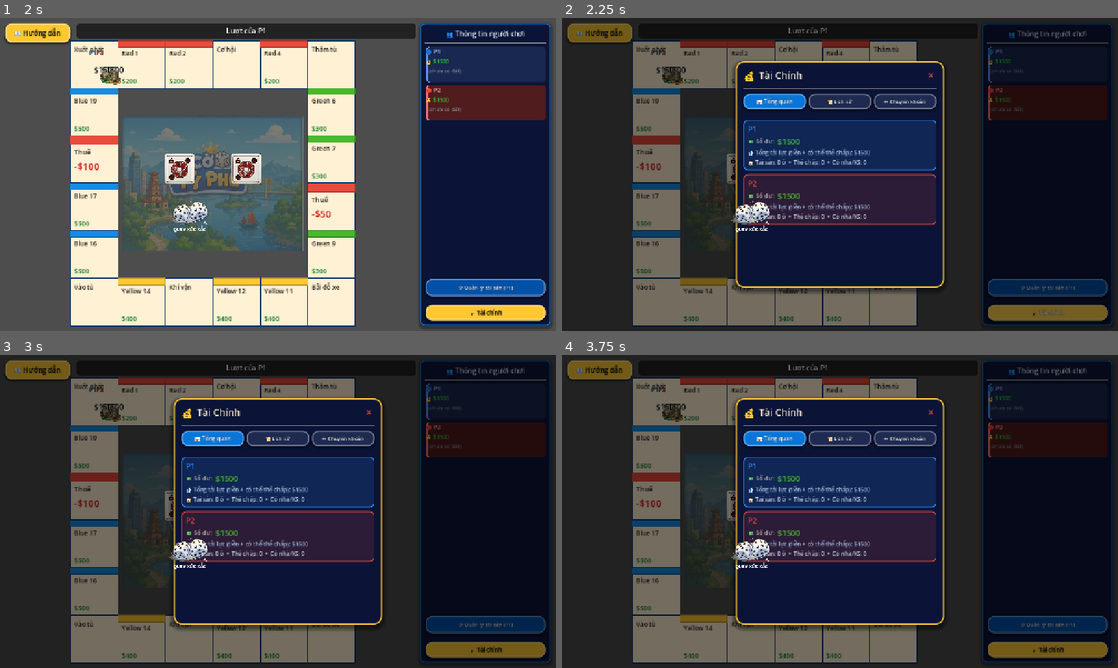
Above: before the commit, frames 1-4 (two rows, left to right).
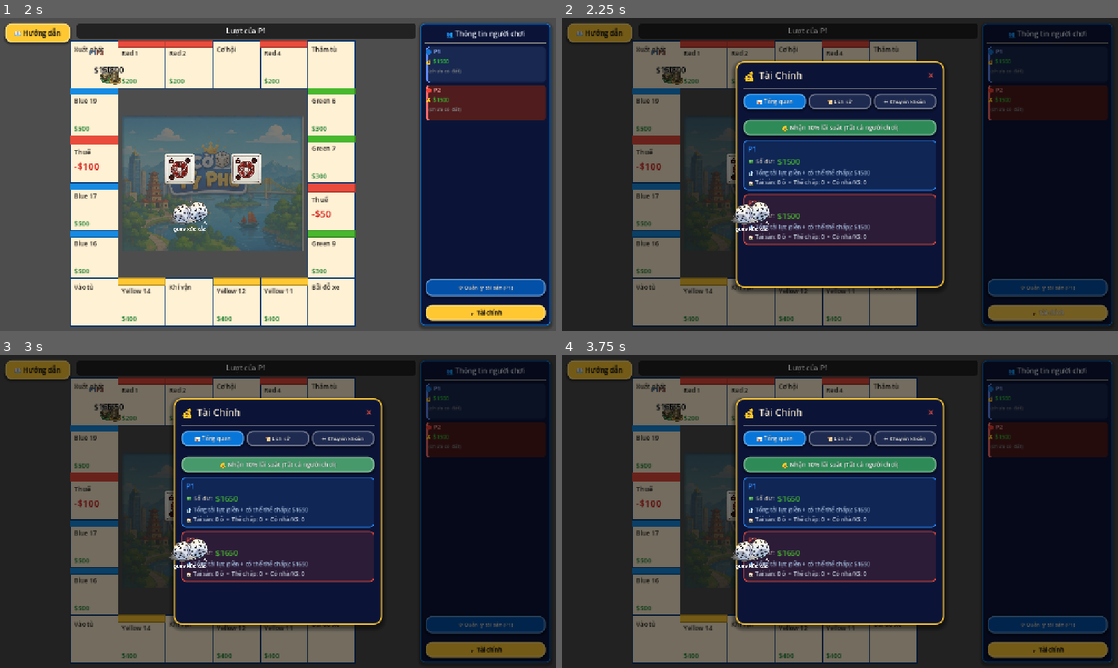
Above: after the commit, the same moments.

Repository: LeDaiNhan-23130215/Monopolime
Game: Godot game, scene res://monopolime.tscn
Same seed, same stepped clock (60 frames per second), same inputs: the game is played once before the commit and once after it.
Inputs (mouse positions are in pixels of both pictures, inside the frame that each line leads up to):
- Up to frame 1 (2 s): click "⚙ Quản lý tài sản (P1)" at 0.5 s; click "Đóng" at 1.25 s
- Up to frame 2 (2.25 s): click "💰 Tài chính" at 2 s
- Up to frame 3 (3 s): click (278, 464) at 2.75 s, where only the run after the commit has a clickable "💰 Nhận 10% lãi suất (Tất cả n…"
- Up to frame 4 (3.75 s): click "📖 Hướng dẫn" at 3.5 s

Frame 1 is identical in both runs. In frame 2, 8.8% of the frame differs, in the area x 32-68%, y 32-73%; in frame 3, 8.8%, in the area x 18-68%, y 15-73%; in frame 4, 8.8%.

Commit message:
test: Bổ sung GUT test cho FinanceManager

Diff:
--- a/FinanceManager.gd
+++ b/FinanceManager.gd
@@ -3,32 +3,95 @@
 
 # =========================
 # FinanceManager – UC7
-# Xử lý giao dịch tài chính (UC-6 include)
+# Xử lý giao dịch tài chính
 # =========================
 
 # Kiểm tra người chơi có đủ tiền không
 static func can_afford(player: Player, amount: int) -> bool:
-	return player.state.balance >= amount
+	if player == null:
+		return false
+
+	return player.balance >= amount
 
 
-# Trừ tiền (deduct) – trả về true nếu thành công
+# Trừ tiền
 static func deduct(player: Player, amount: int) -> bool:
+	if player == null:
+		return false
+
+	if amount <= 0:
+		return false
+
 	if not can_afford(player, amount):
 		return false
+
 	player.deduct_money(amount)
 	return true
 
 
-# Cộng tiền (add)
+# Cộng tiền
 static func add(player: Player, amount: int) -> void:
+	if player == null:
+		return
+
+	if amount <= 0:
+		return
+
 	player.add_money(amount)
 
 
-# Chuyển tiền từ người này sang người kia
-static func transfer(from_player: Player, to_player: Player, amount: int) -> bool:
+# Chuyển tiền
+static func transfer(
+		from_player: Player,
+		to_player: Player,
+		amount: int
+	) -> bool:
+
+	if from_player == null:
+		return false
+
+	if amount <= 0:
+		return false
+
 	if not can_afford(from_player, amount):
 		return false
+
 	from_player.deduct_money(amount)
+
 	if to_player != null:
 		to_player.add_money(amount)
+
 	return true
+
+
+# =========================
+# CHỨC NĂNG MỚI 1
+# Xem số dư
+# =========================
+static func get_balance(player: Player) -> int:
+	if player == null:
+		return 0
+
+	return player.balance
+
+
+# =========================
+# CHỨC NĂNG MỚI 2
+# Nhận lãi suất
+# =========================
+static func apply_interest(
+		player: Player,
+		rate: float
+	) -> int:
+
+	if player == null:
+		return 0
+
+	if rate <= 0:
+		return 0
+
+	var interest := int(player.balance * rate / 100.0)
+
+	player.add_money(interest)
+
+	return interest
--- a/FinancePanel.gd
+++ b/FinancePanel.gd
@@ -4,7 +4,7 @@
 # ════════════════════════════════════════════════════════════════════
 # FinancePanel – Giao diện cho FinanceManager (UC-6)
 # Hiển thị: số dư, lịch sử giao dịch, thống kê tài chính
-# KHÔNG xây nhà / thế chấp / mua đất (đó là AssetManager UI)
+#
 # Chỉ thuần: tiền vào / tiền ra / chuyển khoản / tổng quan
 # ════════════════════════════════════════════════════════════════════
 
@@ -41,6 +41,7 @@
 var _tf_confirm   : Button
 
 var _btn_close    : Button
+var _interest_btn : Button
 
 # ─── Runtime state ───────────────────────────────────────────────────
 var _ui_root      : Node           # CanvasLayer "UI"
@@ -207,12 +208,28 @@
 
 # ─── Overview page ────────────────────────────────────────────────
 func _build_overview_page() -> Control:
-	var page := ScrollContainer.new()
-	page.horizontal_scroll_mode = ScrollContainer.SCROLL_MODE_DISABLED
+	var page := VBoxContainer.new()
+	page.add_theme_constant_override("separation", 10)
+
+	# Nút Lãi suất
+	_interest_btn = Button.new()
+	_interest_btn.text = "💰 Nhận 10% lãi suất (Tất cả người chơi)"
+	_interest_btn.custom_minimum_size = Vector2(0, 36)
+	CoTyPhuPalette.style_button(_interest_btn, Color("#2E8B57"), 14)
+	_interest_btn.pressed.connect(_on_interest_pressed)
+	page.add_child(_interest_btn)
+
+	# Container danh sách người chơi
+	_ov_scroll = ScrollContainer.new()
+	_ov_scroll.size_flags_vertical = Control.SIZE_EXPAND_FILL
+	_ov_scroll.horizontal_scroll_mode = ScrollContainer.SCROLL_MODE_DISABLED
+	page.add_child(_ov_scroll)
+
 	_ov_content = VBoxContainer.new()
 	_ov_content.size_flags_horizontal = Control.SIZE_EXPAND_FILL
 	_ov_content.add_theme_constant_override("separation", 8)
-	page.add_child(_ov_content)
+	_ov_scroll.add_child(_ov_content)
+
 	return page
 
 
@@ -432,6 +449,7 @@
 		"add":      return "Nhận tiền"
 		"deduct":   return "Trừ tiền"
 		"transfer": return "Chuyển khoản"
+		"interest": return "Nhận lãi suất"
 		"buy":      return "Mua đất"
 		"build":    return "Xây nhà"
 		"mortgage": return "Thế chấp"
@@ -694,3 +712,25 @@
 	lbl.add_theme_color_override("font_color", Color("#706858"))
 	lbl.add_theme_font_size_override("font_size", 14)
 	parent.add_child(lbl)
+
+
+func _on_interest_pressed() -> void:
+	if _players.is_empty():
+		return
+
+	# Áp dụng lãi suất cho tất cả người chơi
+	for p in _players:
+		if p is Player and not p.is_bankrupt():
+			var interest = FinanceManager.apply_interest(p, 10.0)
+			if interest > 0:
+				log_transaction(
+					"interest",
+					p.name,
+					interest,
+					true,
+					"Lãi suất 10%"
+				)
+
+	# Cập nhật lại UI sau khi thay đổi số dư
+	_refresh_overview()
+	_refresh_transfer_opts()
--- /dev/null
+++ b/test/test_finance_manager.gd
@@ -0,0 +1,111 @@
+extends GutTest
+
+# ==========================================
+# TEST: can_afford
+# ==========================================
+func test_can_afford():
+	var player = Player.new()
+	player.balance = 100
+
+	# Đủ tiền
+	assert_true(FinanceManager.can_afford(player, 50))
+	assert_true(FinanceManager.can_afford(player, 100))
+
+	# Không đủ tiền
+	assert_false(FinanceManager.can_afford(player, 101))
+
+	# Player null
+	assert_false(FinanceManager.can_afford(null, 50))
+
+
+# ==========================================
+# TEST: deduct
+# ==========================================
+func test_deduct():
+	var player = Player.new()
+	player.balance = 100
+
+	# Trừ hợp lệ
+	var result = FinanceManager.deduct(player, 40)
+	assert_true(result)
+	assert_eq(player.balance, 60)
+
+	# Không đủ tiền
+	var fail_result = FinanceManager.deduct(player, 100)
+	assert_false(fail_result)
+	assert_eq(player.balance, 60)
+
+	# Số tiền không hợp lệ
+	assert_false(FinanceManager.deduct(player, 0))
+	assert_false(FinanceManager.deduct(player, -10))
+
+
+# ==========================================
+# TEST: add
+# ==========================================
+func test_add():
+	var player = Player.new()
+	player.balance = 100
+
+	# Cộng hợp lệ
+	FinanceManager.add(player, 50)
+	assert_eq(player.balance, 150)
+
+	# Số tiền <= 0 (không đổi số dư)
+	FinanceManager.add(player, 0)
+	FinanceManager.add(player, -20)
+	assert_eq(player.balance, 150)
+
+
+# ==========================================
+# TEST: transfer
+# ==========================================
+func test_transfer():
+	var player1 = Player.new()
+	player1.balance = 100
+
+	var player2 = Player.new()
+	player2.balance = 50
+
+	# Chuyển hợp lệ
+	var result = FinanceManager.transfer(player1, player2, 30)
+	assert_true(result)
+	assert_eq(player1.balance, 70)
+	assert_eq(player2.balance, 80)
+
+	# Không đủ tiền chuyển
+	var fail_result = FinanceManager.transfer(player1, player2, 100)
+	assert_false(fail_result)
+	assert_eq(player1.balance, 70) # Tiền không bị trừ
+	assert_eq(player2.balance, 80) # Tiền không được cộng
+
+	# Chuyển số tiền <= 0
+	assert_false(FinanceManager.transfer(player1, player2, -10))
+
+
+# ==========================================
+# TEST: get_balance
+# ==========================================
+func test_get_balance():
+	var player = Player.new()
+	player.balance = 250
+
+	assert_eq(FinanceManager.get_balance(player), 250)
+	assert_eq(FinanceManager.get_balance(null), 0)
+
+
+# ==========================================
+# TEST: apply_interest
+# ==========================================
+func test_apply_interest():
+	var player = Player.new()
+	player.balance = 100
+
+	# Lãi suất 5% của 100 là 5
+	var interest = FinanceManager.apply_interest(player, 5.0)
+	assert_eq(interest, 5)
+	assert_eq(player.balance, 105)
+
+	# Tỷ lệ <= 0
+	assert_eq(FinanceManager.apply_interest(player, 0.0), 0)
+	assert_eq(FinanceManager.apply_interest(player, -5.0), 0)
Not shown, added: test/test_finance_manager.gd.uid
